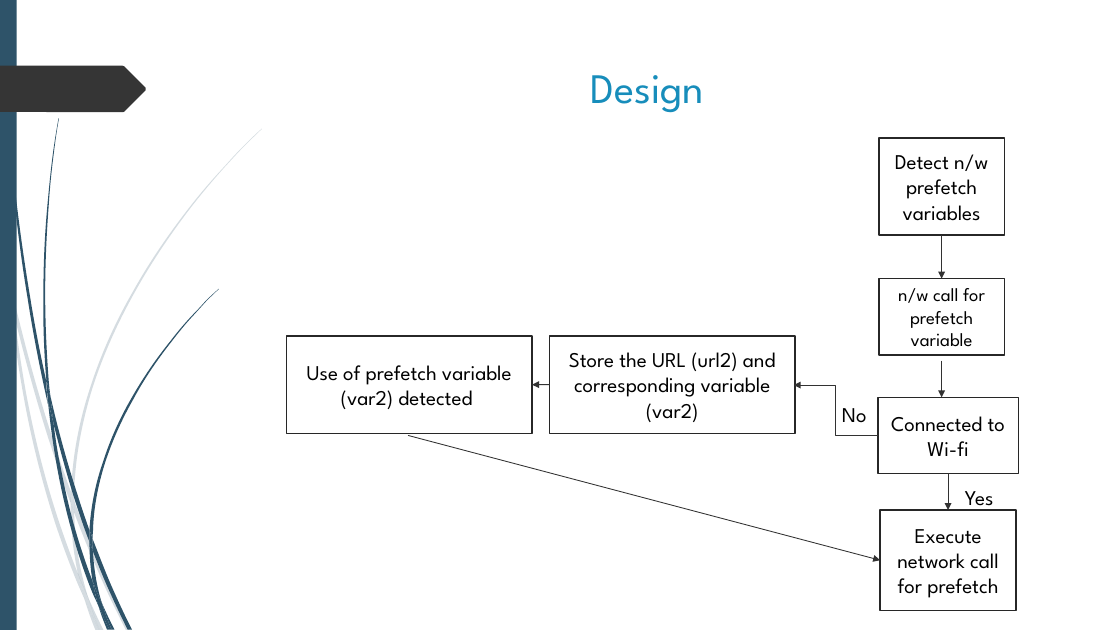
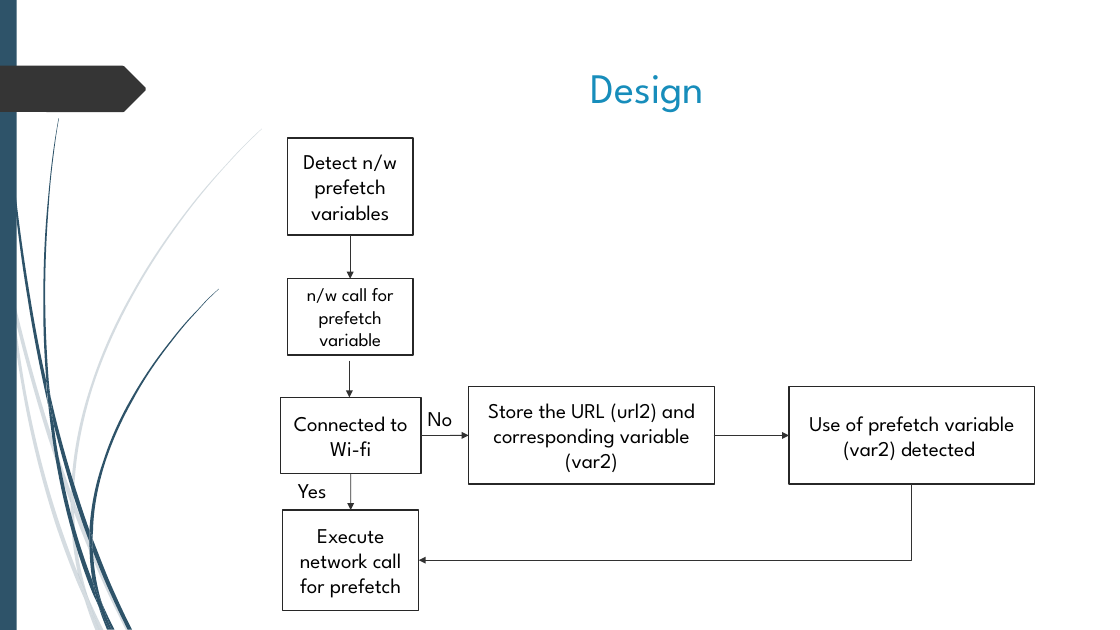
Before and after one commit to shahamish150294/PrefetchProcrastinatorAndroid, a slide deck: slide 5 of Prefetch Procrastinator Final Presentation.pptx (slide 4 before the commit). Drawn at 1120x630 pixels with LibreOffice and Linux fonts; fonts in the diff are those of the drawing. Boxes give left, top, right and bottom in pixels: in the first picture for what was removed or moved away, otherwise in the second. Text is boxed around its words. In the diff, an @@ line names an element or a change of style, - is before the commit and + after.

Commit message:
Edit Design segment of ppt

```diff
--- a/Prefetch Procrastinator Final Presentation.pptx
+++ b/Prefetch Procrastinator Final Presentation.pptx
@@ 2 rectangles, 2 arrows: place and size @@
-2 rectangles, 2 arrows at (879, 138, 1005, 397)
+2 rectangles, 2 arrows at (287, 138, 413, 397)
@@ rectangle "Store the URL (url2) and ...": place and size @@
-rectangle "Store the URL (url2) and ..." at (549, 336, 796, 434)
+rectangle "Store the URL (url2) and ..." at (469, 386, 715, 484)
@@ arrow removed from (549, 385) to (532, 385) @@
@@ rectangle "Use of prefetch variable (var2) ...": place and size @@
-rectangle "Use of prefetch variable (var2) ..." at (287, 336, 533, 434)
+rectangle "Use of prefetch variable (var2) ..." at (789, 386, 1035, 484)
@@ elbow arrow removed from (878, 435) to (794, 385) @@
@@ rectangle "Connected to Wi-fi": place and size @@
-rectangle "Connected to Wi-fi" at (878, 397, 1018, 474)
+rectangle "Connected to Wi-fi" at (281, 397, 421, 474)
@@ text "No": place and size @@
-text "No" at (842, 408, 867, 423)
+text "No" at (428, 412, 453, 427)
@@ arrow removed from (408, 435) to (881, 560) @@
@@ arrow added from (421, 435) to (469, 435), #333333 0.75 pt @@
@@ arrow added from (714, 435) to (789, 435), #333333 0.75 pt @@
@@ text "Yes" rewrapped from (965, 491, 994, 511) to (298, 484, 327, 499) @@
@@ arrow moved from (949, 474) - (949, 510) to (351, 474) - (350, 510) @@
@@ elbow arrow added from (912, 484) to (418, 560), #333333 0.75 pt @@
@@ rectangle "Execute network call for prefetch": place and size @@
-rectangle "Execute network call for prefetch" at (881, 510, 1017, 611)
+rectangle "Execute network call for prefetch" at (283, 510, 419, 611)
```
Also in this commit, not shown: 2 other slides changed, 1 slide added.
